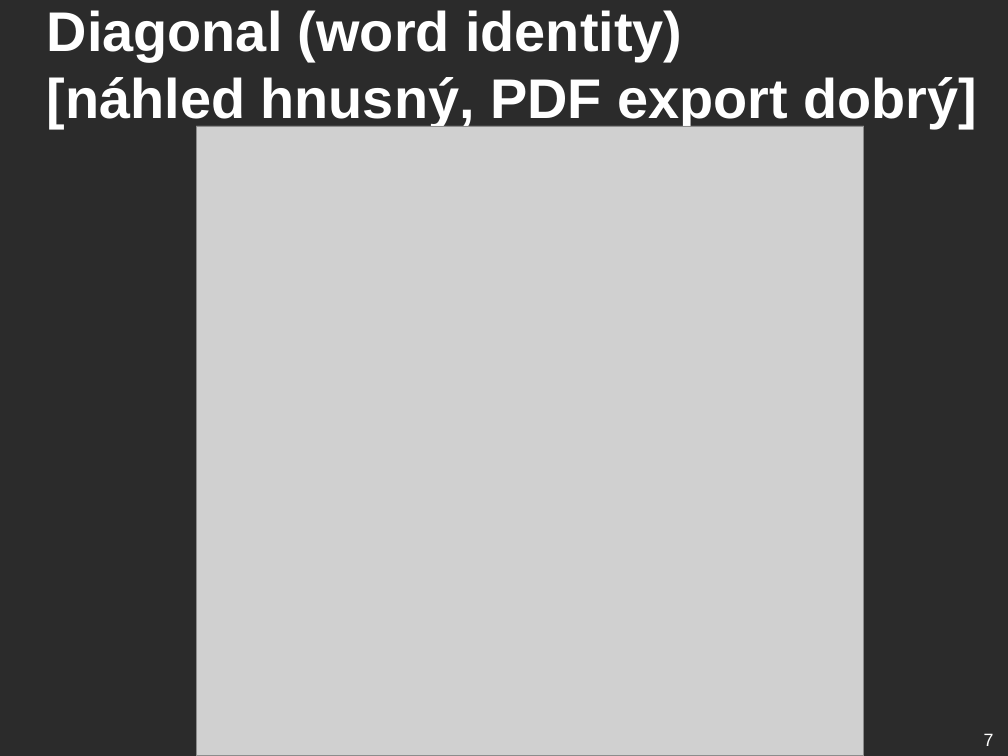
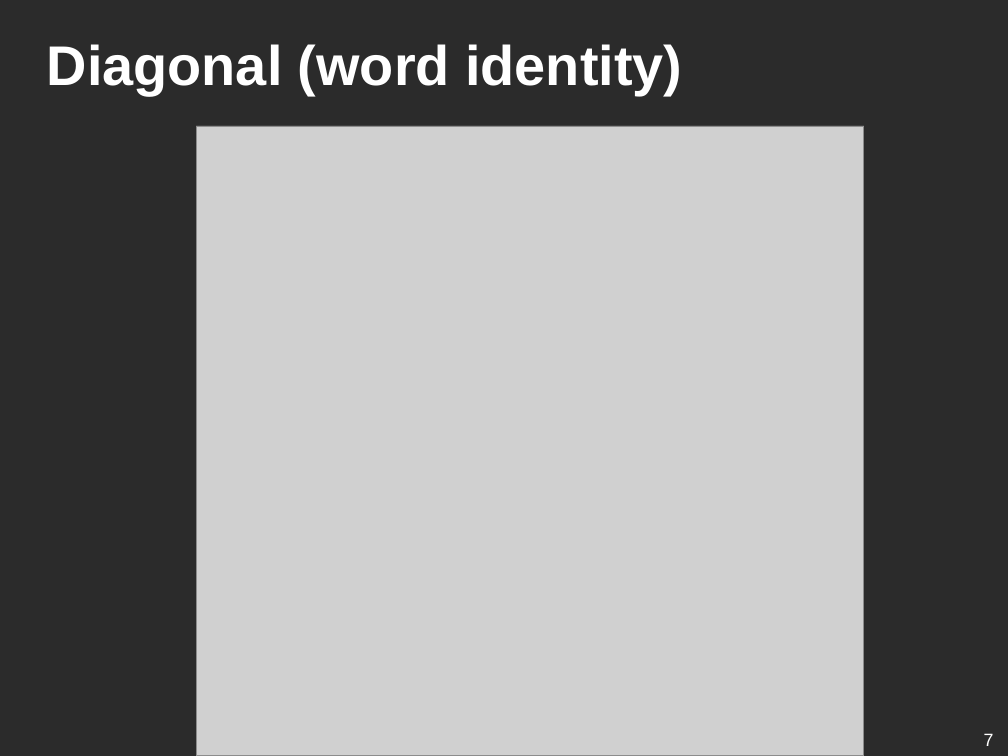
Before and after one commit to ufal/lsd, a slide deck: slide 7 of conferences/2019-blackbox-balustrades/presentation.odp. Drawn at 1008x756 pixels with LibreOffice and Linux fonts; fonts in the diff are those of the drawing; grey boxes stand for pictures; background and template pictures are left out; a plain dark background stands for a picture behind light text. Boxes give left, top, right and bottom in pixels: in the first picture for what was removed or moved away, otherwise in the second. Text is boxed around its words. In the diff, an @@ line names an element or a change of style, - is before the commit and + after.

```diff
--- a/conferences/2019-blackbox-balustrades/presentation.odp
+++ b/conferences/2019-blackbox-balustrades/presentation.odp
@@ title at bbox=[47, 44, 682, 95]: text changed @@
-Diagonal (word identity)
-[náhled hnusný, PDF export dobrý]
+Diagonal (word identity)
```
Also in this commit, not shown: 1 other slide changed, 2 other files.
